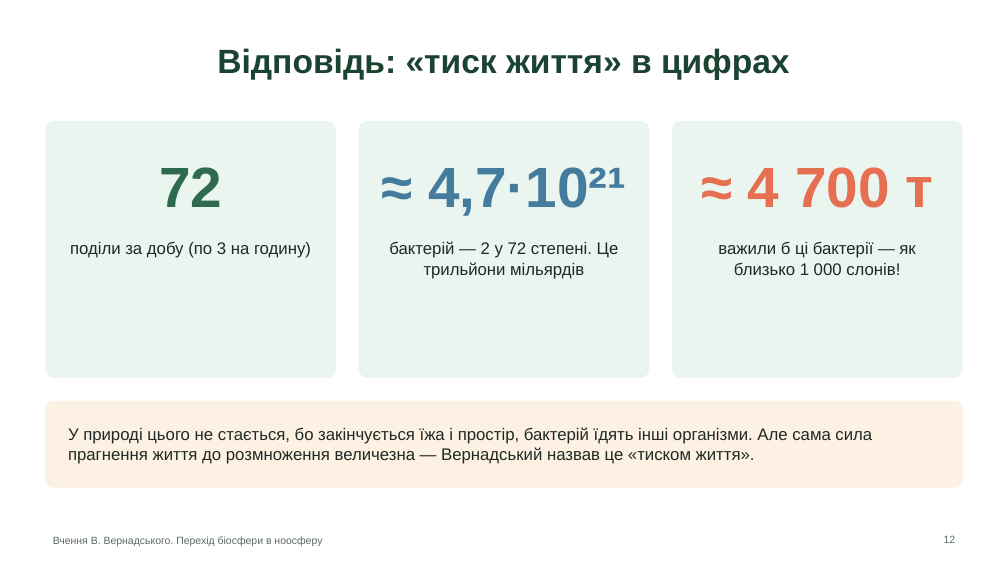
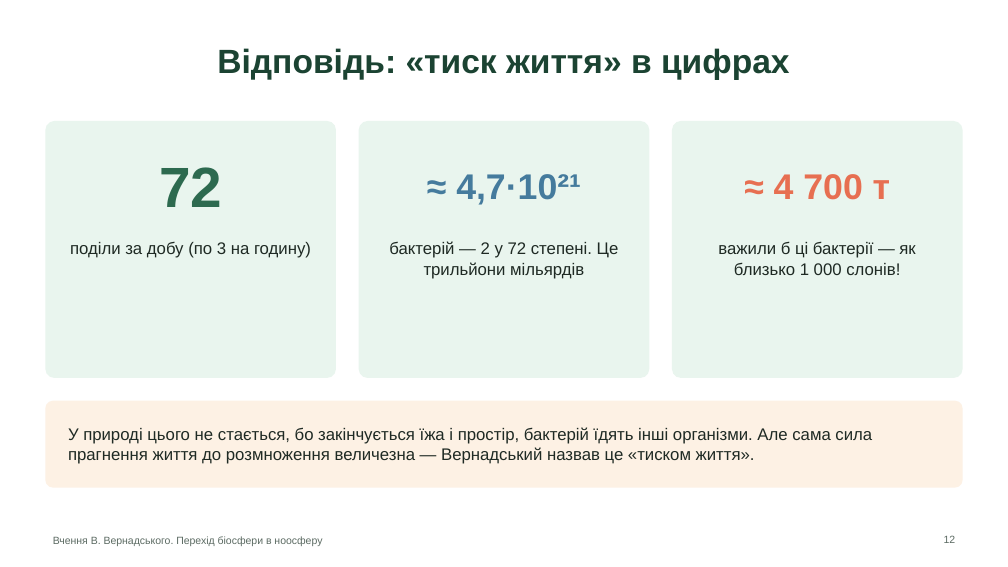
Before and after one commit to batalovatetyana-boop/-1, a slide deck: slide 12 of presentations/01_Вчення_Вернадського_ноосфера.pptx. Drawn at 1008x567 pixels with LibreOffice and Linux fonts; fonts in the diff are those of the drawing. Boxes give left, top, right and bottom in pixels: in the first picture for what was removed or moved away, otherwise in the second. Text is boxed around its words. In the diff, an @@ line names an element or a change of style, - is before the commit and + after.

```diff
--- a/presentations/01_Вчення_Вернадського_ноосфера.pptx
+++ b/presentations/01_Вчення_Вернадського_ноосфера.pptx
@@ text "≈ 4,7·10²¹" at <box>456,174,581,205</box>: size 54 to 34 pt @@
@@ text "≈ 4 700 т" at <box>774,174,890,200</box>: size 54 to 34 pt @@
```
Also in this commit, not shown: 1 other file.
